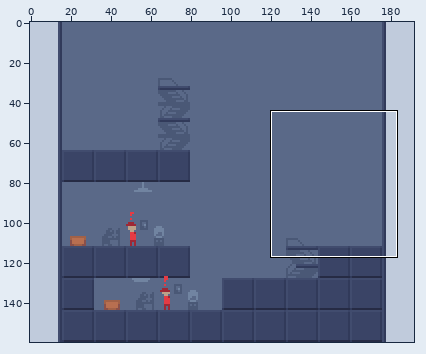
A pixel-art file gets an edit: sprites/brainstorming2.aseprite. The picture above shows the old version from afar; the outline marks the close-up.
Close-up. First the earlier version:
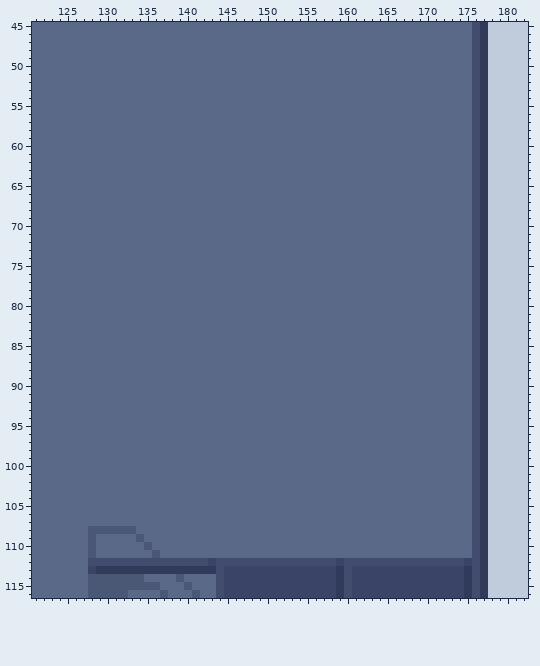
192x160 pixels, 1 frame. Shown: x 121..182, y 45..116. The commit also changed other parts of the picture, which this record leaves out.
After the commit:
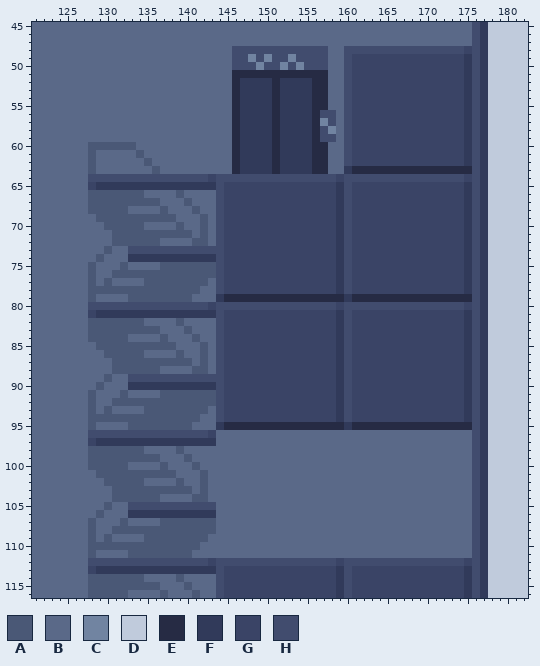
Palette (. is transparent): A #4a5876  B #5a6988  C #7184a1  D #c0cbdc  E #262b44  F #313a5a  G #3a4466  H #414c6e
The edit:
Changed rows in their new state; - is an unchanged pixel.
first column x 128:
 48 ------------------HHHHHHHHHHHH--HHHHHHHHHHHHHHHG
 49 ------------------HHCHCHHCHHHH--HGGGGGGGGGGGGGGF
 50 ------------------HHHCHHCHCHHH--HGGGGGGGGGGGGGGF
 51 ------------------EEEEEEEEEEEE--HGGGGGGGGGGGGGGF
 52 ------------------EFFFFEFFFFEE--HGGGGGGGGGGGGGGF
 53 ------------------EFFFFEFFFFEE--HGGGGGGGGGGGGGGF
 54 ------------------EFFFFEFFFFEE--HGGGGGGGGGGGGGGF
 55 ------------------EFFFFEFFFFEE--HGGGGGGGGGGGGGGF
 56 ------------------EFFFFEFFFFEHH-HGGGGGGGGGGGGGGF
 57 ------------------EFFFFEFFFFECH-HGGGGGGGGGGGGGGF
 58 ------------------EFFFFEFFFFEHC-HGGGGGGGGGGGGGGF
 59 ------------------EFFFFEFFFFEHH-HGGGGGGGGGGGGGGF
 60 AAAAAA------------EFFFFEFFFFEE--HGGGGGGGGGGGGGGF
 61 A-----A-----------EFFFFEFFFFEE--HGGGGGGGGGGGGGGF
 62 A------A----------EFFFFEFFFFEE--HGGGGGGGGGGGGGGF
 63 A-------A---------EFFFFEFFFFEE--FEEEEEEEEEEEEEEE
 64 HHHHHHHHHHHHHHHGHHHHHHHHHHHHHHHGHHHHHHHHHHHHHHHG
 65 GFFFFFFFFFFFFFFFHGGGGGGGGGGGGGGFHGGGGGGGGGGGGGGF
 66 AAAAAAA----A----HGGGGGGGGGGGGGGFHGGGGGGGGGGGGGGF
 67 AAAAAAAAA---A---HGGGGGGGGGGGGGGFHGGGGGGGGGGGGGGF
 68 AAAAA----A---A--HGGGGGGGGGGGGGGFHGGGGGGGGGGGGGGF
 69 -AAAAAAAAAA---A-HGGGGGGGGGGGGGGFHGGGGGGGGGGGGGGF
 70 --AAAAA----A--A-HGGGGGGGGGGGGGGFHGGGGGGGGGGGGGGF
 71 ---AAAAAAAAAA-A-HGGGGGGGGGGGGGGFHGGGGGGGGGGGGGGF
 72 ---AAAAAA----AA-HGGGGGGGGGGGGGGFHGGGGGGGGGGGGGGF
 73 --A--HHHHHHHHHHHHGGGGGGGGGGGGGGFHGGGGGGGGGGGGGGF
 74 -A---FFFFFFFFFFFHGGGGGGGGGGGGGGFHGGGGGGGGGGGGGGF
 75 A---A----AAAAAAAHGGGGGGGGGGGGGGFHGGGGGGGGGGGGGGF
 76 A--AAAAAAAAAAAAAHGGGGGGGGGGGGGGFHGGGGGGGGGGGGGGF
 77 A-A----AAAAAAAA-HGGGGGGGGGGGGGGFHGGGGGGGGGGGGGGF
 78 AAAAAAAAAAAAAA--HGGGGGGGGGGGGGGFHGGGGGGGGGGGGGGF
 79 A----AAAAAAAA---FEEEEEEEEEEEEEEEFEEEEEEEEEEEEEEE
 80 HHHHHHHHHHHHHHHGHHHHHHHHHHHHHHHGHHHHHHHHHHHHHHHG
 81 GFFFFFFFFFFFFFFFHGGGGGGGGGGGGGGFHGGGGGGGGGGGGGGF
 82 AAAAAAA----A----HGGGGGGGGGGGGGGFHGGGGGGGGGGGGGGF
 83 AAAAAAAAA---A---HGGGGGGGGGGGGGGFHGGGGGGGGGGGGGGF
 84 AAAAA----A---A--HGGGGGGGGGGGGGGFHGGGGGGGGGGGGGGF
 85 -AAAAAAAAAA---A-HGGGGGGGGGGGGGGFHGGGGGGGGGGGGGGF
 86 --AAAAA----A--A-HGGGGGGGGGGGGGGFHGGGGGGGGGGGGGGF
 87 ---AAAAAAAAAA-A-HGGGGGGGGGGGGGGFHGGGGGGGGGGGGGGF
 88 ---AAAAAA----AA-HGGGGGGGGGGGGGGFHGGGGGGGGGGGGGGF
 89 --A--HHHHHHHHHHHHGGGGGGGGGGGGGGFHGGGGGGGGGGGGGGF
 90 -A---FFFFFFFFFFFHGGGGGGGGGGGGGGFHGGGGGGGGGGGGGGF
 91 A---A----AAAAAAAHGGGGGGGGGGGGGGFHGGGGGGGGGGGGGGF
 92 A--AAAAAAAAAAAAAHGGGGGGGGGGGGGGFHGGGGGGGGGGGGGGF
 93 A-A----AAAAAAAA-HGGGGGGGGGGGGGGFHGGGGGGGGGGGGGGF
 94 AAAAAAAAAAAAAA--HGGGGGGGGGGGGGGFHGGGGGGGGGGGGGGF
 95 A----AAAAAAAA---FEEEEEEEEEEEEEEEFEEEEEEEEEEEEEEE
 96 HHHHHHHHHHHHHHHG--------------------------------
 97 GFFFFFFFFFFFFFFF--------------------------------
 98 AAAAAAA----A------------------------------------
 99 AAAAAAAAA---A-----------------------------------
100 AAAAA----A---A----------------------------------
101 -AAAAAAAAAA---A---------------------------------
102 --AAAAA----A--A---------------------------------
103 ---AAAAAAAAAA-A---------------------------------
104 ---AAAAAA----AA---------------------------------
105 --A--HHHHHHHHHHH--------------------------------
106 -A---FFFFFFFFFFF--------------------------------
107 A---A----AAAAAAA--------------------------------
108 -BB---AAAAAAAAAA--------------------------------
109 --A---BAAAAAAAA---------------------------------
110 -AAAAAA-AAAAAA----------------------------------
111 -----AAA-AAAA-----------------------------------
Boxes around the changes in both close-ups, in picture pixels (x1, y1, x2, y2):
changed: (88, 46, 472, 558)
